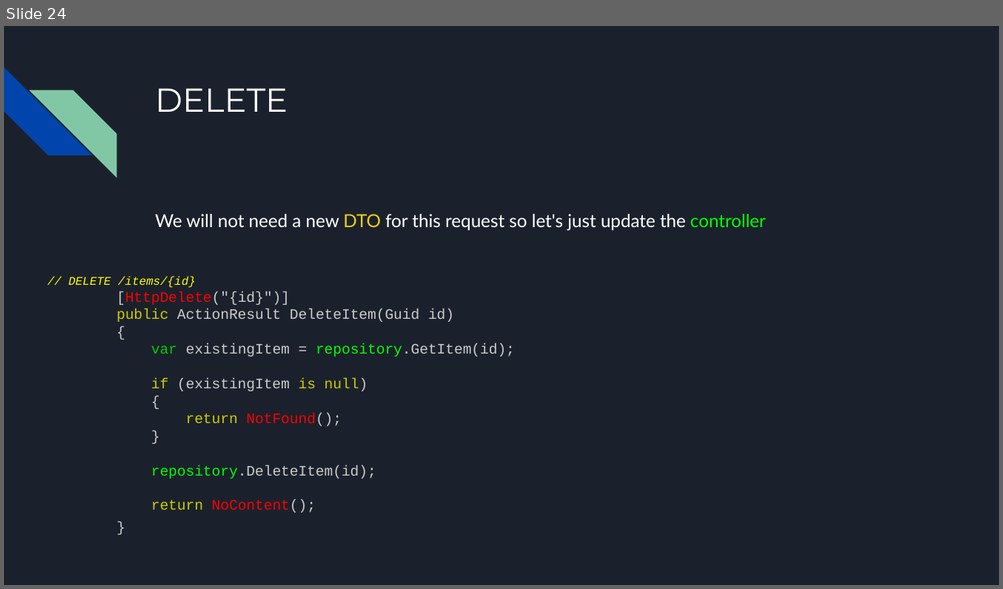
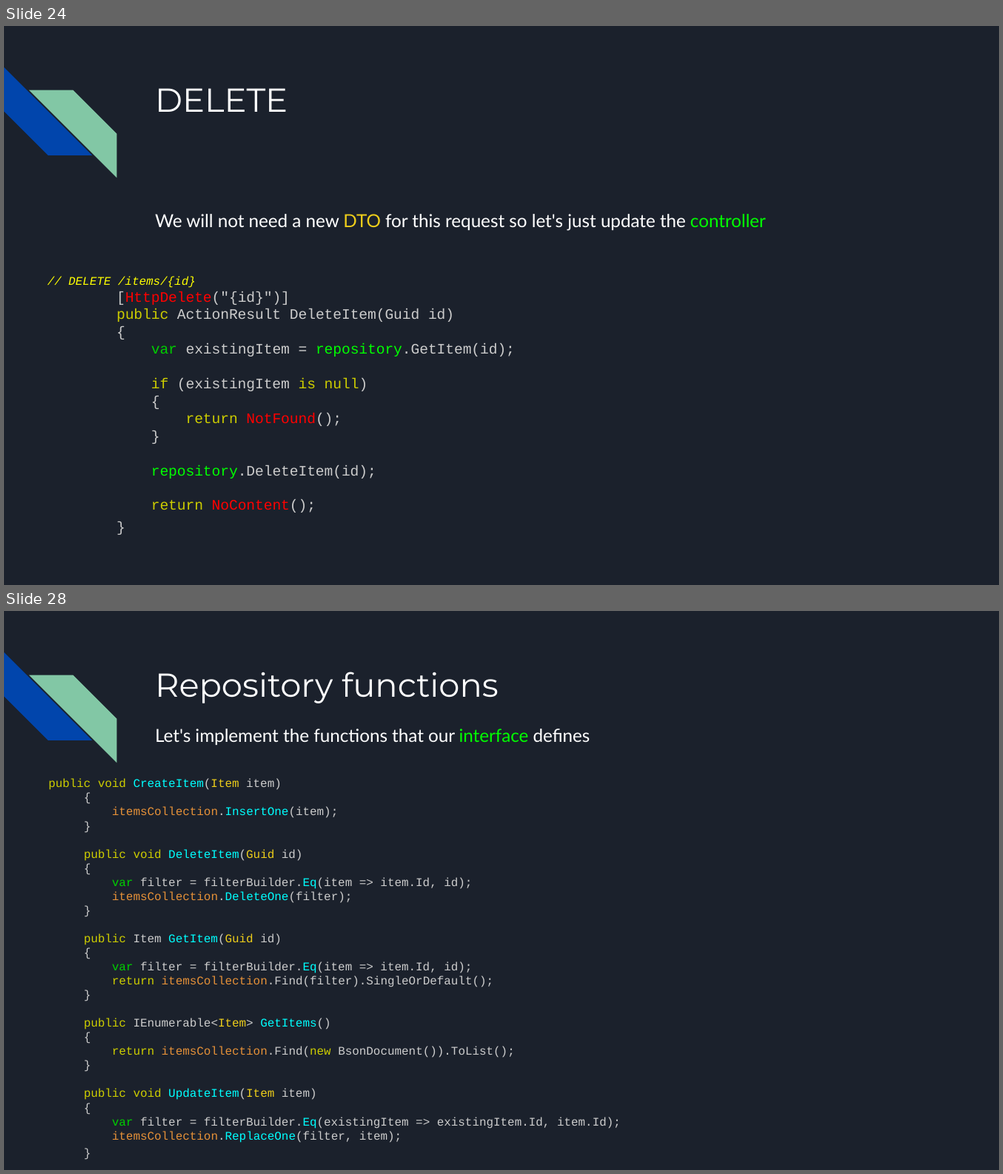
Before and after one commit to kek-Sec/ASP.net-REST-API-GUIDE, a slide deck: ASP.net REST API.pptx. Shown one above the other, each under a label of ours: slide 24 before the commit, slides 24 and 28 after it; the slides between them are not shown. The pictures are 1003x589 and 1003x1174 pixels, drawn with LibreOffice and Linux fonts; fonts in the diff are those of the drawing. Boxes give left, top, right and bottom in pixels: in the first picture for what was removed or moved away, otherwise in the second. Text is boxed around its words. In the diff, an @@ line names an element or a change of style, - is before the commit and + after.

```diff
--- a/ASP.net REST API.pptx
+++ b/ASP.net REST API.pptx
@@ slide 28 added at (4,611,999,1170), background #1B212C; not listed: 2 template elements that a slide beside it also shows @@
@@ title added at (155,672,498,703), 24 pt, text #FFFFFF @@
+Repository functions
@@ text added at (155,729,590,745), 13 pt, text #FFFFFF @@
+Let's implement the functions that our interface defines
@@ text added at (48,779,620,1143), 8.5 pt, text #CCCCCC @@
+public void CreateItem(Item item)
+{
+itemsCollection.InsertOne(item);
+}
+public void DeleteItem(Guid id)
+{
+var filter = filterBuilder.Eq(item => item.Id, id);
+itemsCollection.DeleteOne(filter);
+}
+public Item GetItem(Guid id)
+{
+var filter = filterBuilder.Eq(item => item.Id, id);
+return itemsCollection.Find(filter).SingleOrDefault();
+}
+public IEnumerable<Item> GetItems()
+{
+return itemsCollection.Find(new BsonDocument()).ToList();
+}
+public void UpdateItem(Item item)
+{
+var filter = filterBuilder.Eq(existingItem => existingItem.Id, item.Id);
+itemsCollection.ReplaceOne(filter, item);
+}
```
Also in this commit, not shown: 6 other slides added, 1 other file.
